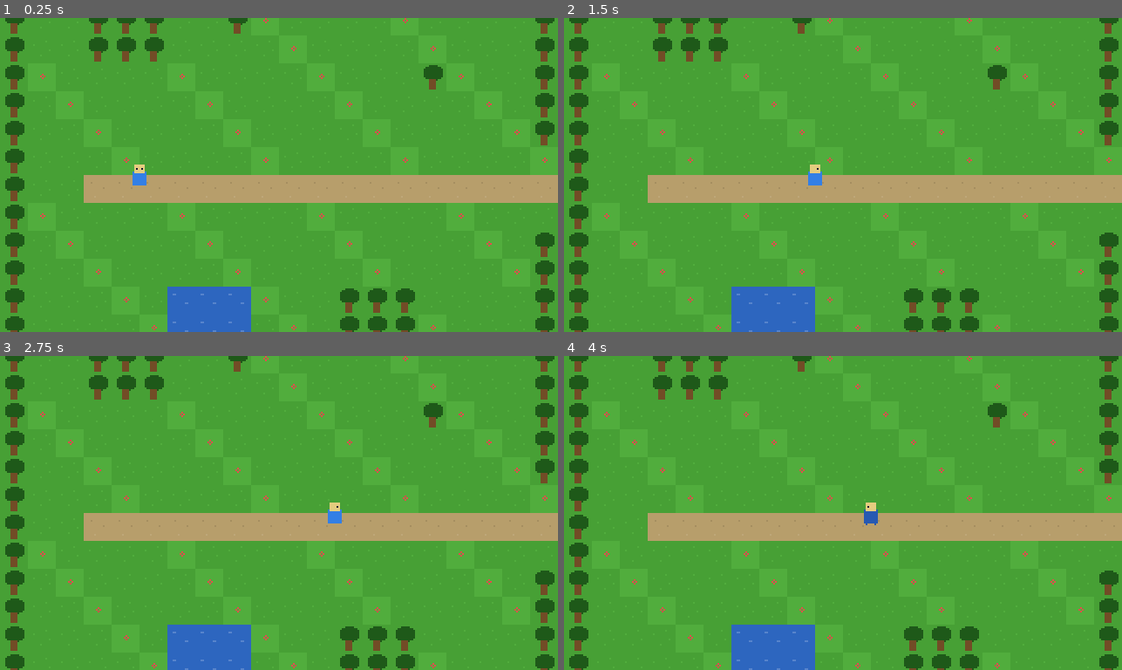
Above: before the commit, frames 1-4 (two rows, left to right).
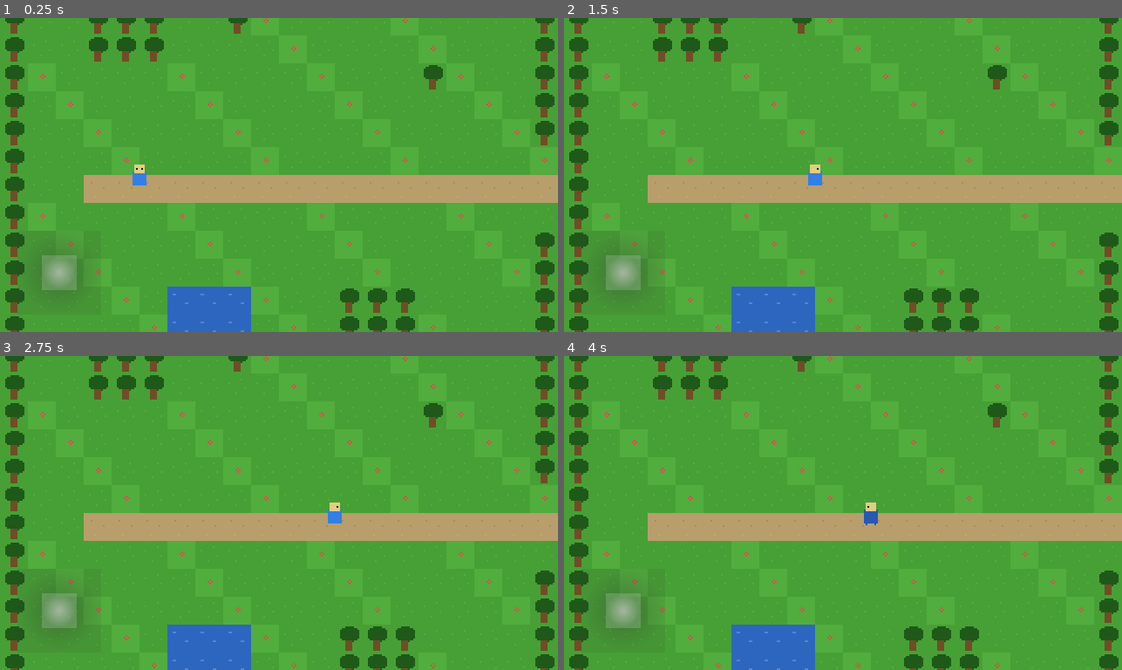
Above: after the commit, the same moments.

Repository: spacecitystudioshtx-creator/dragonbound
Game: Godot game, scene res://scenes/maps/test_map.tscn
Two runs of this game, one before a commit and one after it. Both use one fixed random seed, a clock stepped at 60 frames per second and the inputs below.
Inputs (mouse positions are in pixels of both pictures, inside the frame that each line leads up to):
- Up to frame 1 (0.25 s): no input
- Up to frame 2 (1.5 s): tap Enter at 0.5 s; move the mouse to (965, 159) at 0.52 s; hold D (move_right) 0.53-1.25 s; click (965, 159) at 0.67 s; drag from (731, 190) to (1110, 187) at 1.27 s
- Up to frame 3 (2.75 s): tap Space at 2 s; move the mouse to (334, 443) at 2.02 s; hold D (move_right) from 2.03 s (still down)
- Up to frame 4 (4 s): release D (move_right) at 2.75 s; drag from (815, 575) to (675, 465) at 2.77 s; tap Enter at 3.5 s; move the mouse to (1010, 560) at 3.52 s; hold A (move_left) from 3.53 s (still down)

The runs differ from the first frame. In frame 1, 1.1% of the frame differs, in the area x 5-16%, y 71-89%; in frame 2, 1.1%; in frame 3, 1.1%; in frame 4, 1.1%.

Commit message:
Fix scene files: remove invalid UIDs, update to Godot 4.6
Replaced fake uid://name UIDs in all .tscn files with no-UID format
so Godot 4.6 generates proper UIDs on first open. Also removed stale
4.4 feature flag (already updated to 4.6 by Godot on import).

Co-Authored-By: Claude Sonnet 4.6 <noreply@anthropic.com>

Diff:
--- a/project.godot
+++ b/project.godot
@@ -1,8 +1,16 @@
 ; Engine configuration file.
 ; It's best edited using the editor UI and not directly,
-; but it can also be manually edited with care.
+; since the parameters that go here are not all obvious.
+;
+; Format:
+;   [section] ; section goes between []
+;   param=value ; assign values to parameters
 
 config_version=5
+
+[animation]
+
+compatibility/default_parent_skeleton_in_mesh_instance_3d=true
 
 [application]
 
@@ -10,7 +18,7 @@
 config/description="A Pokemon Fire Red-style 2D pixel art creature collector RPG."
 config/version="0.1.0"
 run/main_scene="res://scenes/maps/test_map.tscn"
-config/features=PackedStringArray("4.4", "GL Compatibility")
+config/features=PackedStringArray("4.6", "GL Compatibility")
 config/icon="res://icon.svg"
 
 [autoload]
@@ -26,26 +34,32 @@
 window/size/window_width_override=960
 window/size/window_height_override=540
 window/stretch/mode="viewport"
-window/stretch/aspect="keep"
-window/handheld/orientation=0
 
 [input]
 
 move_up={
 "deadzone": 0.2,
-"events": [Object(InputEventKey,"resource_local_to_scene":fa …(208 unchanged characters)… "location":0,"echo":false,"script":null), Object(InputEventKey,"resource_local_to_scene":false,"resource_name":"","device":0,"window_id":0,"alt_pressed":false,"shift_pressed":false,"ctrl_pressed":false,"meta_pressed":false,"pressed":false,"keycode":4194320,"physical_keycode":0,"key_label":0,"unicode":0,"location":0,"echo":false,"script":null)]
+"events": [Object(InputEventKey,"resource_local_to_scene":fa …(208 unchanged characters)… "location":0,"echo":false,"script":null)
+, Object(InputEventKey,"resource_local_to_scene":false,"resource_name":"","device":0,"window_id":0,"alt_pressed":false,"shift_pressed":false,"ctrl_pressed":false,"meta_pressed":false,"pressed":false,"keycode":4194320,"physical_keycode":0,"key_label":0,"unicode":0,"location":0,"echo":false,"script":null)
+]
 }
 move_down={
 "deadzone": 0.2,
-"events": [Object(InputEventKey,"resource_local_to_scene":fa …(208 unchanged characters)… "location":0,"echo":false,"script":null), Object(InputEventKey,"resource_local_to_scene":false,"resource_name":"","device":0,"window_id":0,"alt_pressed":false,"shift_pressed":false,"ctrl_pressed":false,"meta_pressed":false,"pressed":false,"keycode":4194322,"physical_keycode":0,"key_label":0,"unicode":0,"location":0,"echo":false,"script":null)]
+"events": [Object(InputEventKey,"resource_local_to_scene":fa …(208 unchanged characters)… "location":0,"echo":false,"script":null)
+, Object(InputEventKey,"resource_local_to_scene":false,"resource_name":"","device":0,"window_id":0,"alt_pressed":false,"shift_pressed":false,"ctrl_pressed":false,"meta_pressed":false,"pressed":false,"keycode":4194322,"physical_keycode":0,"key_label":0,"unicode":0,"location":0,"echo":false,"script":null)
+]
 }
 move_left={
 "deadzone": 0.2,
-"events": [Object(InputEventKey,"resource_local_to_scene":fa …(208 unchanged characters)… "location":0,"echo":false,"script":null), Object(InputEventKey,"resource_local_to_scene":false,"resource_name":"","device":0,"window_id":0,"alt_pressed":false,"shift_pressed":false,"ctrl_pressed":false,"meta_pressed":false,"pressed":false,"keycode":4194319,"physical_keycode":0,"key_label":0,"unicode":0,"location":0,"echo":false,"script":null)]
+"events": [Object(InputEventKey,"resource_local_to_scene":fa …(208 unchanged characters)… "location":0,"echo":false,"script":null)
+, Object(InputEventKey,"resource_local_to_scene":false,"resource_name":"","device":0,"window_id":0,"alt_pressed":false,"shift_pressed":false,"ctrl_pressed":false,"meta_pressed":false,"pressed":false,"keycode":4194319,"physical_keycode":0,"key_label":0,"unicode":0,"location":0,"echo":false,"script":null)
+]
 }
 move_right={
 "deadzone": 0.2,
-"events": [Object(InputEventKey,"resource_local_to_scene":fa …(208 unchanged characters)… "location":0,"echo":false,"script":null), Object(InputEventKey,"resource_local_to_scene":false,"resource_name":"","device":0,"window_id":0,"alt_pressed":false,"shift_pressed":false,"ctrl_pressed":false,"meta_pressed":false,"pressed":false,"keycode":4194321,"physical_keycode":0,"key_label":0,"unicode":0,"location":0,"echo":false,"script":null)]
+"events": [Object(InputEventKey,"resource_local_to_scene":fa …(208 unchanged characters)… "location":0,"echo":false,"script":null)
+, Object(InputEventKey,"resource_local_to_scene":false,"resource_name":"","device":0,"window_id":0,"alt_pressed":false,"shift_pressed":false,"ctrl_pressed":false,"meta_pressed":false,"pressed":false,"keycode":4194321,"physical_keycode":0,"key_label":0,"unicode":0,"location":0,"echo":false,"script":null)
+]
 }
 
 [input_devices]
--- a/scenes/maps/test_map.tscn
+++ b/scenes/maps/test_map.tscn
@@ -1,8 +1,8 @@
-[gd_scene load_steps=5 format=3 uid="uid://testmap001"]
+[gd_scene load_steps=5 format=3]
 
 [ext_resource type="Script" path="res://scripts/test_map.gd" id="1_map"]
-[ext_resource type="PackedScene" uid="uid://player001" path="res://scenes/player.tscn" id="2_player"]
-[ext_resource type="PackedScene" uid="uid://joystick001" path="res://scenes/ui/touch_joystick.tscn" id="3_joystick"]
+[ext_resource type="PackedScene" path="res://scenes/player.tscn" id="2_player"]
+[ext_resource type="PackedScene" path="res://scenes/ui/touch_joystick.tscn" id="3_joystick"]
 [ext_resource type="Script" path="res://scripts/transition_zone.gd" id="4_transition"]
 
 [sub_resource type="RectangleShape2D" id="RectangleShape2D_exit"]
--- a/scenes/maps/zone_2.tscn
+++ b/scenes/maps/zone_2.tscn
@@ -1,9 +1,9 @@
-[gd_scene load_steps=5 format=3 uid="uid://zone2001"]
+[gd_scene load_steps=5 format=3]
 
 [ext_resource type="Script" path="res://scripts/zone_2_map.gd" id="1_map"]
-[ext_resource type="PackedScene" uid="uid://player001" path="res://scenes/player.tscn" id="2_player"]
+[ext_resource type="PackedScene" path="res://scenes/player.tscn" id="2_player"]
 [ext_resource type="Script" path="res://scripts/transition_zone.gd" id="3_transition"]
-[ext_resource type="PackedScene" uid="uid://joystick001" path="res://scenes/ui/touch_joystick.tscn" id="4_joystick"]
+[ext_resource type="PackedScene" path="res://scenes/ui/touch_joystick.tscn" id="4_joystick"]
 
 [sub_resource type="RectangleShape2D" id="RectangleShape2D_exit"]
 size = Vector2(16, 48)
--- a/scenes/player.tscn
+++ b/scenes/player.tscn
@@ -1,4 +1,4 @@
-[gd_scene load_steps=18 format=3 uid="uid://player001"]
+[gd_scene load_steps=15 format=3]
 
 [ext_resource type="Script" path="res://scripts/player.gd" id="1_player"]
 [ext_resource type="Script" path="res://scripts/camera.gd" id="2_camera"]
--- a/scenes/scene_transition.tscn
+++ b/scenes/scene_transition.tscn
@@ -1,4 +1,4 @@
-[gd_scene load_steps=2 format=3 uid="uid://transition001"]
+[gd_scene load_steps=2 format=3]
 
 [ext_resource type="Script" path="res://scripts/scene_transition.gd" id="1_transition"]
 
--- a/scenes/ui/touch_joystick.tscn
+++ b/scenes/ui/touch_joystick.tscn
@@ -1,28 +1,28 @@
-[gd_scene load_steps=4 format=3 uid="uid://joystick001"]
+[gd_scene load_steps=5 format=3]
 
 [ext_resource type="Script" path="res://scripts/touch_joystick.gd" id="1_joystick"]
-
-[sub_resource type="GradientTexture2D" id="GradientTexture2D_bg"]
-width = 48
-height = 48
-gradient = SubResource("Gradient_bg")
-fill = 1
-fill_from = Vector2(0.5, 0.5)
-fill_to = Vector2(0.5, 0.0)
 
 [sub_resource type="Gradient" id="Gradient_bg"]
 colors = PackedColorArray(0.2, 0.2, 0.2, 0.4, 0.2, 0.2, 0.2, 0.1)
 
-[sub_resource type="GradientTexture2D" id="GradientTexture2D_knob"]
-width = 20
-height = 20
-gradient = SubResource("Gradient_knob")
+[sub_resource type="GradientTexture2D" id="GradientTexture2D_bg"]
+gradient = SubResource("Gradient_bg")
+width = 48
+height = 48
 fill = 1
 fill_from = Vector2(0.5, 0.5)
 fill_to = Vector2(0.5, 0.0)
 
 [sub_resource type="Gradient" id="Gradient_knob"]
 colors = PackedColorArray(0.9, 0.9, 0.9, 0.6, 0.9, 0.9, 0.9, 0.2)
+
+[sub_resource type="GradientTexture2D" id="GradientTexture2D_knob"]
+gradient = SubResource("Gradient_knob")
+width = 20
+height = 20
+fill = 1
+fill_from = Vector2(0.5, 0.5)
+fill_to = Vector2(0.5, 0.0)
 
 [node name="TouchJoystick" type="Control"]
 anchors_preset = 2
Not shown, added: icon.svg.import
Not shown, added: scripts/camera.gd.uid
Not shown, added: scripts/game_map.gd.uid
Not shown, added: scripts/placeholder_sprites.gd.uid
Not shown, added: scripts/placeholder_tileset.gd.uid
Not shown, added: scripts/player.gd.uid
Not shown, added: scripts/scene_transition.gd.uid
Not shown, added: scripts/test_map.gd.uid
Not shown, added: scripts/touch_joystick.gd.uid
Not shown, added: scripts/transition_zone.gd.uid
Not shown, added: scripts/zone_2_map.gd.uid
